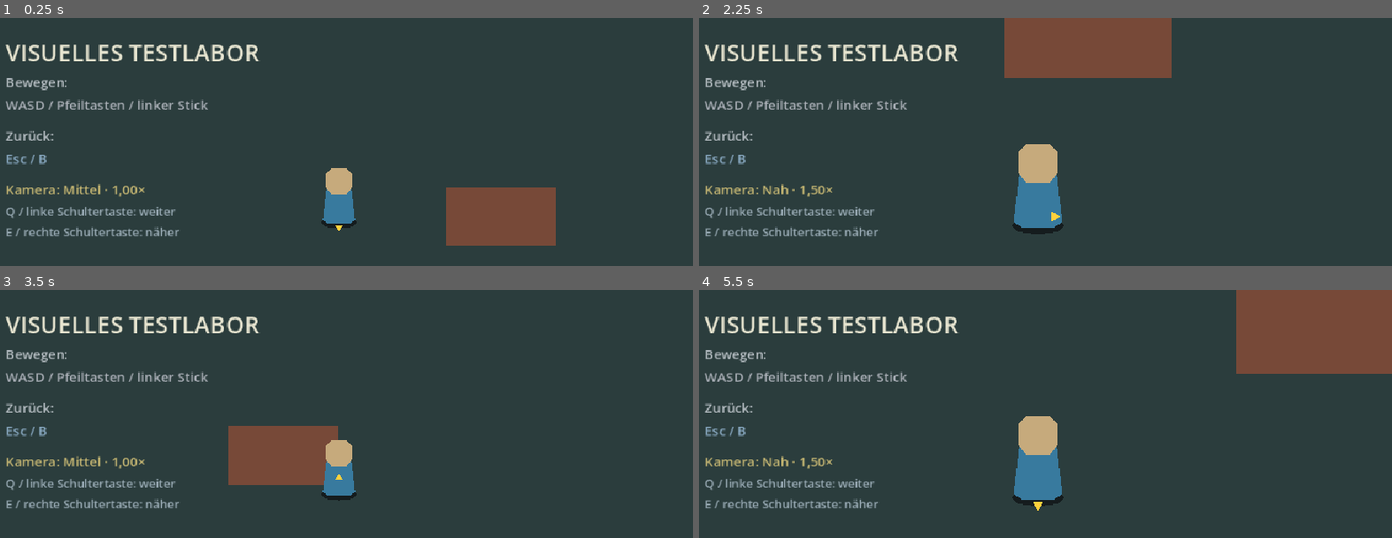
Above: before the commit, frames 1-4 (two rows, left to right).
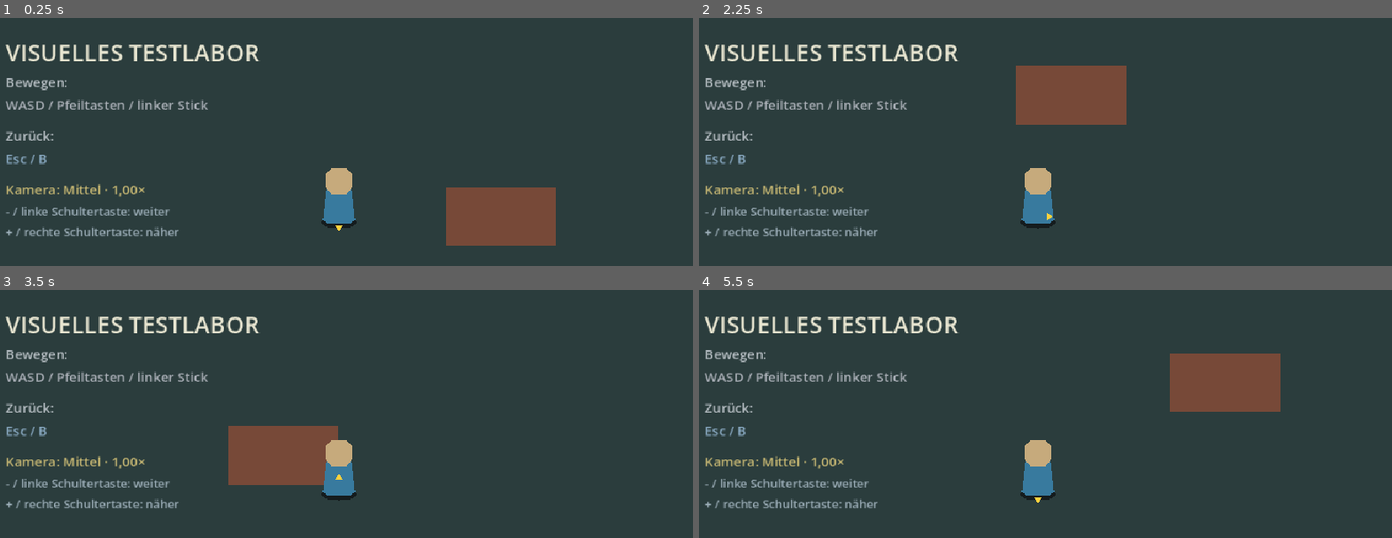
Above: after the commit, the same moments.

Repository: kleiveist/EtherFood
Game: Godot game, scene res://scenes/dev/visual_lab.tscn
Two runs of this game, one before a commit and one after it. Both use one fixed random seed, a clock stepped at 60 frames per second and the inputs below. This scene is started directly instead of the project's main scene.
Inputs (mouse positions are in pixels of both pictures, inside the frame that each line leads up to):
- Up to frame 1 (0.25 s): no input
- Up to frame 2 (2.25 s): tap Enter (ui_accept) at 0.5, 0.77, 1.52 s; move the mouse to (1191, 196) at 0.52 s; hold D (gameplay_move_right) 0.53-1.28 s; tap + (dev_camera_zoom_in, bound only after the commit) at 0.6 s; click (1191, 196) at 0.67 s; move the mouse to (893, 236) at 1.27 s; hold S (gameplay_move_down) 1.28-2.03 s; tap E (dev_camera_zoom_in, bound only before the commit) at 1.35 s; move the mouse to (1107, 129) at 2.02 s; hold D (gameplay_move_right) from 2.03 s (still down); tap - (dev_camera_zoom_out, bound only after the commit) at 2.1 s
- Up to frame 3 (3.5 s): move the mouse to (outside the picture) at 2.77 s; release D (gameplay_move_right) at 2.78 s; hold W (gameplay_move_up) from 2.78 s (still down); tap Q (dev_camera_zoom_out, bound only before the commit) at 2.85 s; click (outside the picture) at 2.92 s; tap Enter (ui_accept) at 3.02 s
- Up to frame 4 (5.5 s): move the mouse to (outside the picture) at 3.52 s; release W (gameplay_move_up) at 3.53 s; hold A (gameplay_move_left) 3.53-5.03 s; tap + (dev_camera_zoom_in, bound only after the commit) at 3.6 s; tap Enter (ui_accept) at 3.77, 4.52 s; move the mouse to (823, 428) at 4.27 s; tap E (dev_camera_zoom_in, bound only before the commit) at 4.35 s; move the mouse to (1073, 488) at 5.02 s; hold S (gameplay_move_down) from 5.03 s (still down); tap - (dev_camera_zoom_out, bound only after the commit) at 5.1 s; click (1073, 488) at 5.17 s

The runs differ from the first frame. In frame 1, 0.6% of the frame differs, in the area x 0-26%, y 76-89%; in frame 2, 10%; in frame 3, 0.6%; in frame 4, 13%, in the area x 0-100%, y 0-89%.

Commit message:
🎥 fix: use plus and minus for camera zoom

Diff:
--- a/game/project.godot
+++ b/game/project.godot
@@ -104,13 +104,13 @@
 }
 dev_camera_zoom_out={
 "deadzone": 0.5,
-"events": [Object(InputEventKey,"resource_local_to_scene":fa …(119 unchanged characters)… ressed":false,"pressed":false,"keycode":0,"physical_keycode":81,"key_label":0,"unicode":0,"location":0,"echo":false,"script":null)
+"events": [Object(InputEventKey,"resource_local_to_scene":fa …(119 unchanged characters)… ressed":false,"pressed":false,"keycode":45,"physical_keycode":0,"key_label":0,"unicode":0,"location":0,"echo":false,"script":null)
 , Object(InputEventJoypadButton,"resource_local_to_scene":false,"resource_name":"","device":-1,"button_index":9,"pressure":0.0,"pressed":false,"script":null)
 ]
 }
 dev_camera_zoom_in={
 "deadzone": 0.5,
-"events": [Object(InputEventKey,"resource_local_to_scene":fa …(119 unchanged characters)… ressed":false,"pressed":false,"keycode":0,"physical_keycode":69,"key_label":0,"unicode":0,"location":0,"echo":false,"script":null)
+"events": [Object(InputEventKey,"resource_local_to_scene":fa …(119 unchanged characters)… ressed":false,"pressed":false,"keycode":43,"physical_keycode":0,"key_label":0,"unicode":0,"location":0,"echo":false,"script":null)
 , Object(InputEventJoypadButton,"resource_local_to_scene":false,"resource_name":"","device":-1,"button_index":10,"pressure":0.0,"pressed":false,"script":null)
 ]
 }
--- a/game/scenes/dev/visual_lab.tscn
+++ b/game/scenes/dev/visual_lab.tscn
@@ -168,10 +168,10 @@
 layout_mode = 2
 theme_override_colors/font_color = Color(0.61, 0.68, 0.72, 1)
 theme_override_font_sizes/font_size = 16
-text = "Q / linke Schultertaste: weiter"
+text = "- / linke Schultertaste: weiter"
 
 [node name="CameraZoomInHint" type="Label" parent="InterfaceLayer/Interface/Text"]
 layout_mode = 2
 theme_override_colors/font_color = Color(0.61, 0.68, 0.72, 1)
 theme_override_font_sizes/font_size = 16
-text = "E / rechte Schultertaste: näher"
+text = "+ / rechte Schultertaste: näher"
--- a/game/tests/bootstrap_integration_test.gd
+++ b/game/tests/bootstrap_integration_test.gd
@@ -19,8 +19,8 @@
 const EXPECTED_VISUAL_LAB_BACK_HEADING := "Zurück:"
 const EXPECTED_VISUAL_LAB_BACK_HINT := "Esc / B"
 const EXPECTED_VISUAL_LAB_CAMERA_STATUS := "Kamera: Mittel · 1,00×"
-const EXPECTED_VISUAL_LAB_ZOOM_OUT_HINT := "Q / linke Schultertaste: weiter"
-const EXPECTED_VISUAL_LAB_ZOOM_IN_HINT := "E / rechte Schultertaste: näher"
+const EXPECTED_VISUAL_LAB_ZOOM_OUT_HINT := "- / linke Schultertaste: weiter"
+const EXPECTED_VISUAL_LAB_ZOOM_IN_HINT := "+ / rechte Schultertaste: näher"
 const EXPECTED_VISUAL_LAB_WORLD_BOUNDS := Rect2(0.0, 0.0, 1920.0, 1080.0)
 const FORGE2D_PLACEHOLDER := "Forge2D"
 const TEST_SUITES := [
--- a/game/tests/runtime/visual_lab_zoom_test.gd
+++ b/game/tests/runtime/visual_lab_zoom_test.gd
@@ -58,12 +58,12 @@
 	_expect(camera_status != null, "VisualLab has a camera-status Label")
 	_expect(
 		zoom_out_hint != null
-		and zoom_out_hint.text == "Q / linke Schultertaste: weiter",
+		and zoom_out_hint.text == "- / linke Schultertaste: weiter",
 		"VisualLab shows the zoom-out hint",
 	)
 	_expect(
 		zoom_in_hint != null
-		and zoom_in_hint.text == "E / rechte Schultertaste: näher",
+		and zoom_in_hint.text == "+ / rechte Schultertaste: näher",
 		"VisualLab shows the zoom-in hint",
 	)
 	_expect(hero != null, "VisualLab has HeroCharacter")
@@ -87,7 +87,7 @@
 			"VisualLab starts at medium zoom",
 		)
 
-		visual_lab._unhandled_input(_pressed_key(KEY_E, true))
+		visual_lab._unhandled_input(_pressed_key(KEY_PLUS, true))
 		_expect_zoom_state(
 			player_camera,
 			camera_status,
@@ -96,13 +96,13 @@
 			"held zoom input does not repeat",
 		)
 
-		visual_lab._unhandled_input(_pressed_key(KEY_Q))
+		visual_lab._unhandled_input(_pressed_key(KEY_MINUS))
 		_expect_zoom_state(
 			player_camera,
 			camera_status,
 			WIDE_ZOOM,
 			WIDE_STATUS,
-			"Q changes medium zoom to wide",
+			"minus changes medium zoom to wide",
 		)
 		if hero != null:
 			await _expect_camera_limits(
@@ -112,7 +112,7 @@
 				visual_lab.size,
 				"wide zoom",
 			)
-		visual_lab._unhandled_input(_pressed_key(KEY_Q))
+		visual_lab._unhandled_input(_pressed_key(KEY_MINUS))
 		_expect_zoom_state(
 			player_camera,
 			camera_status,
@@ -121,13 +121,13 @@
 			"zoom-out stops at wide",
 		)
 
-		visual_lab._unhandled_input(_pressed_key(KEY_E))
-		_expect_zoom_state(
-			player_camera,
-			camera_status,
-			MEDIUM_ZOOM,
-			MEDIUM_STATUS,
-			"E changes wide zoom to medium",
+		visual_lab._unhandled_input(_pressed_key(KEY_PLUS))
+		_expect_zoom_state(
+			player_camera,
+			camera_status,
+			MEDIUM_ZOOM,
+			MEDIUM_STATUS,
+			"plus changes wide zoom to medium",
 		)
 		if hero != null:
 			await _expect_camera_limits(
@@ -137,13 +137,13 @@
 				visual_lab.size,
 				"medium zoom",
 			)
-		visual_lab._unhandled_input(_pressed_key(KEY_E))
+		visual_lab._unhandled_input(_pressed_key(KEY_PLUS))
 		_expect_zoom_state(
 			player_camera,
 			camera_status,
 			NEAR_ZOOM,
 			NEAR_STATUS,
-			"E changes medium zoom to near",
+			"plus changes medium zoom to near",
 		)
 		if hero != null:
 			await _expect_camera_limits(
@@ -153,7 +153,7 @@
 				visual_lab.size,
 				"near zoom",
 			)
-		visual_lab._unhandled_input(_pressed_key(KEY_E))
+		visual_lab._unhandled_input(_pressed_key(KEY_PLUS))
 		_expect_zoom_state(
 			player_camera,
 			camera_status,
@@ -279,8 +279,8 @@
 	_expect(InputMap.has_action(ZOOM_IN_ACTION), "InputMap defines zoom in")
 	if InputMap.has_action(ZOOM_OUT_ACTION):
 		_expect(
-			_has_key_mapping(ZOOM_OUT_ACTION, KEY_Q),
-			"zoom out uses the physical Q key",
+			_has_key_mapping(ZOOM_OUT_ACTION, KEY_MINUS),
+			"zoom out uses the minus key",
 		)
 		_expect(
 			_has_button_mapping(ZOOM_OUT_ACTION, JOY_BUTTON_LEFT_SHOULDER),
@@ -288,8 +288,8 @@
 		)
 	if InputMap.has_action(ZOOM_IN_ACTION):
 		_expect(
-			_has_key_mapping(ZOOM_IN_ACTION, KEY_E),
-			"zoom in uses the physical E key",
+			_has_key_mapping(ZOOM_IN_ACTION, KEY_PLUS),
+			"zoom in uses the plus key",
 		)
 		_expect(
 			_has_button_mapping(ZOOM_IN_ACTION, JOY_BUTTON_RIGHT_SHOULDER),
@@ -300,7 +300,7 @@
 func _has_key_mapping(action: StringName, expected_key: Key) -> bool:
 	for input_event in InputMap.action_get_events(action):
 		var key_event := input_event as InputEventKey
-		if key_event != null and key_event.physical_keycode == expected_key:
+		if key_event != null and key_event.keycode == expected_key:
 			return true
 	return false
 
@@ -315,7 +315,7 @@
 
 func _pressed_key(keycode: Key, echo: bool = false) -> InputEventKey:
 	var event := InputEventKey.new()
-	event.physical_keycode = keycode
+	event.keycode = keycode
 	event.pressed = true
 	event.echo = echo
 	return event
